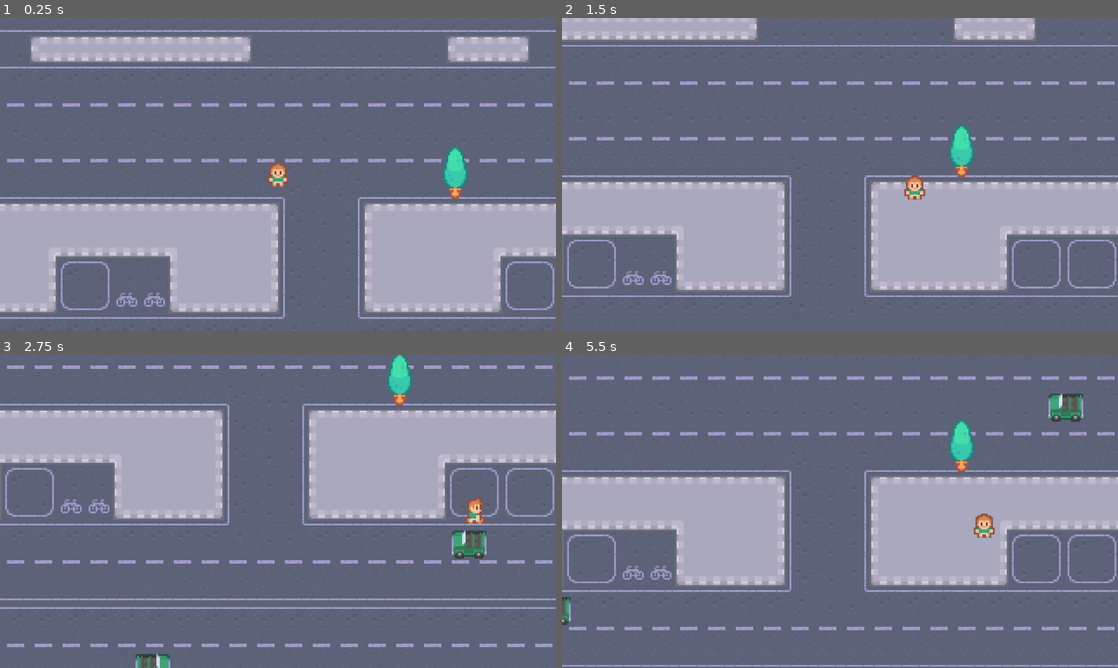
Above: before the commit, frames 1-4 (two rows, left to right).
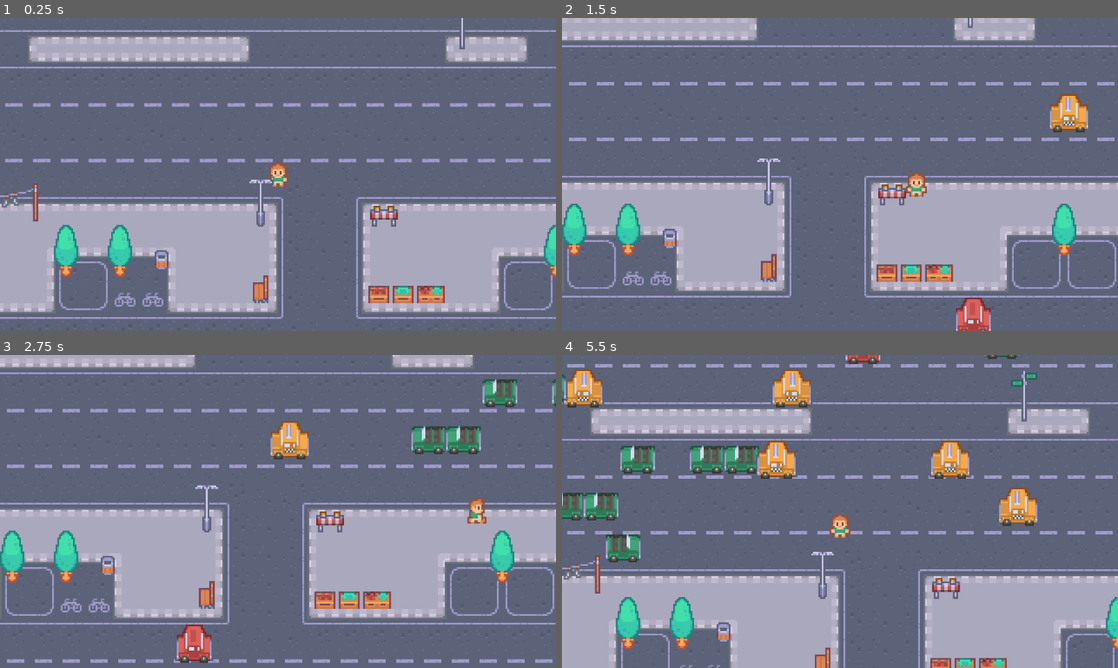
Above: after the commit, the same moments.

Repository: kemini0615/godot-frogger-game
Game: Godot game, scene res://scenes/game.tscn
The game is run twice, just before and just after one commit, with the same random seed, the same clock (stepped at 60 frames per second) and the same inputs.
Inputs:
- Up to frame 1 (0.25 s): no input
- Up to frame 2 (1.5 s): tap Enter at 0.5 s; hold Right (right) 0.53-1.28 s; hold Down (down) from 1.28 s (still down)
- Up to frame 3 (2.75 s): release Down (down) at 2.03 s; hold Right (right) from 2.03 s (still down)
- Up to frame 4 (5.5 s): release Right (right) at 2.78 s; hold Up (up) 2.78-3.53 s; hold Left (left) 3.53-5.03 s; hold Down (down) from 5.03 s (still down)

The runs differ from the first frame. In frame 1, 6.5% of the frame differs, in the area x 0-100%, y 0-97%; in frame 2, 7.3%; in frame 3, 53%; in frame 4, 56%, in the area x 0-100%, y 0-100%.

Commit message:
레벨 생성

Diff:
--- a/scenes/game.tscn
+++ b/scenes/game.tscn
@@ -4,6 +4,41 @@
 [ext_resource type="Texture2D" uid="uid://doghmovcgeltw" path="res://graphics/map.png" id="1_uwrxv"]
 [ext_resource type="PackedScene" uid="uid://cxg5qdy050b6s" path="res://scenes/player.tscn" id="2_yqjtg"]
 [ext_resource type="PackedScene" uid="uid://s8m5kw4a1eax" path="res://scenes/tree.tscn" id="3_lnu2h"]
+[ext_resource type="Texture2D" uid="uid://c5iy3tuxd0vaw" path="res://graphics/objects/barrier.png" id="5_rysoc"]
+[ext_resource type="Texture2D" uid="uid://cxutqp0hti8vw" path="res://graphics/objects/bench.png" id="6_ssvqc"]
+[ext_resource type="Texture2D" uid="uid://beho7qo80tneo" path="res://graphics/objects/bin.png" id="7_264po"]
+[ext_resource type="Texture2D" uid="uid://y78osdw0bolc" path="res://graphics/objects/box1.png" id="8_1kice"]
+[ext_resource type="Texture2D" uid="uid://cv8cli0ov53f1" path="res://graphics/objects/box2.png" id="9_5newe"]
+[ext_resource type="Texture2D" uid="uid://cuqeolw7yvunc" path="res://graphics/objects/box3.png" id="10_37s47"]
+[ext_resource type="Texture2D" uid="uid://d1h0ksxlju0ou" path="res://graphics/objects/house1.png" id="11_bt5mj"]
+[ext_resource type="Texture2D" uid="uid://73gfa8tjrcik" path="res://graphics/objects/house3.png" id="13_pl11u"]
+[ext_resource type="Texture2D" uid="uid://b778fphjcav0" path="res://graphics/objects/light.png" id="14_bhx41"]
+[ext_resource type="Texture2D" uid="uid://b3jchn0artiyt" path="res://graphics/objects/line.png" id="15_qnb83"]
+[ext_resource type="Texture2D" uid="uid://oqgtp468wc6x" path="res://graphics/objects/sign.png" id="16_sww3w"]
+
+[sub_resource type="RectangleShape2D" id="RectangleShape2D_sgl2t"]
+size = Vector2(53, 10)
+
+[sub_resource type="RectangleShape2D" id="RectangleShape2D_ca42v"]
+size = Vector2(8, 6)
+
+[sub_resource type="RectangleShape2D" id="RectangleShape2D_rysoc"]
+size = Vector2(8, 8)
+
+[sub_resource type="RectangleShape2D" id="RectangleShape2D_ssvqc"]
+size = Vector2(4, 7)
+
+[sub_resource type="RectangleShape2D" id="RectangleShape2D_264po"]
+size = Vector2(16, 6)
+
+[sub_resource type="RectangleShape2D" id="RectangleShape2D_1kice"]
+size = Vector2(3, 4)
+
+[sub_resource type="RectangleShape2D" id="RectangleShape2D_5newe"]
+size = Vector2(96, 38)
+
+[sub_resource type="RectangleShape2D" id="RectangleShape2D_bt5mj"]
+size = Vector2(48, 26)
 
 [sub_resource type="RectangleShape2D" id="RectangleShape2D_lnu2h"]
 size = Vector2(46, 654)
@@ -19,49 +54,170 @@
 
 [node name="BackGround" type="Sprite2D" parent="." unique_id=1181159114]
 texture = ExtResource("1_uwrxv")
-
-[node name="Player" parent="." unique_id=1324802810 instance=ExtResource("2_yqjtg")]
-position = Vector2(-1, 0)
+metadata/_edit_lock_ = true
 
 [node name="Objects" type="Node2D" parent="." unique_id=454170112]
+y_sort_enabled = true
+
+[node name="Player" parent="Objects" unique_id=1324802810 instance=ExtResource("2_yqjtg")]
 
 [node name="Tree" parent="Objects" unique_id=1910734606 instance=ExtResource("3_lnu2h")]
-position = Vector2(101, -1)
+position = Vector2(160, 44)
+
+[node name="Tree2" parent="Objects" unique_id=1749743501 instance=ExtResource("3_lnu2h")]
+position = Vector2(0, 222)
+
+[node name="Tree3" parent="Objects" unique_id=1037346564 instance=ExtResource("3_lnu2h")]
+position = Vector2(61, 222)
+
+[node name="Tree4" parent="Objects" unique_id=77066713 instance=ExtResource("3_lnu2h")]
+position = Vector2(-91, 44)
+
+[node name="Tree5" parent="Objects" unique_id=1965102963 instance=ExtResource("3_lnu2h")]
+position = Vector2(-122, 44)
+
+[node name="Tree6" parent="Objects" unique_id=34251156 instance=ExtResource("3_lnu2h")]
+position = Vector2(-142, 297)
+
+[node name="Tree7" parent="Objects" unique_id=941965868 instance=ExtResource("3_lnu2h")]
+position = Vector2(-63, 297)
+
+[node name="Tree8" parent="Objects" unique_id=304945754 instance=ExtResource("3_lnu2h")]
+position = Vector2(-63, 222)
+
+[node name="Tree9" parent="Objects" unique_id=1778045834 instance=ExtResource("3_lnu2h")]
+position = Vector2(-63, 258)
+
+[node name="Stuff" type="Node2D" parent="Objects" unique_id=254510750]
+y_sort_enabled = true
+
+[node name="Barrier" type="Sprite2D" parent="Objects/Stuff" unique_id=290390766]
+position = Vector2(61, 24)
+texture = ExtResource("5_rysoc")
+
+[node name="Bench" type="Sprite2D" parent="Objects/Stuff" unique_id=1548794322]
+position = Vector2(-10, 66)
+texture = ExtResource("6_ssvqc")
+
+[node name="Bin" type="Sprite2D" parent="Objects/Stuff" unique_id=868658331]
+position = Vector2(-67, 49)
+texture = ExtResource("7_264po")
+
+[node name="Box1" type="Sprite2D" parent="Objects/Stuff" unique_id=2014513121]
+position = Vector2(58, 69)
+texture = ExtResource("8_1kice")
+
+[node name="Box2" type="Sprite2D" parent="Objects/Stuff" unique_id=522939832]
+position = Vector2(72, 69)
+texture = ExtResource("9_5newe")
+
+[node name="Box3" type="Sprite2D" parent="Objects/Stuff" unique_id=961318689]
+position = Vector2(88, 69)
+texture = ExtResource("10_37s47")
+
+[node name="House1" type="Sprite2D" parent="Objects/Stuff" unique_id=558227067]
+position = Vector2(143, 221)
+texture = ExtResource("11_bt5mj")
+
+[node name="House2" type="Sprite2D" parent="Objects/Stuff" unique_id=536570994]
+position = Vector2(-159, 218)
+texture = ExtResource("13_pl11u")
+
+[node name="Light" type="Sprite2D" parent="Objects/Stuff" unique_id=51487343]
+position = Vector2(-10, 16)
+texture = ExtResource("14_bhx41")
+
+[node name="Line" type="Sprite2D" parent="Objects/Stuff" unique_id=313464708]
+position = Vector2(-165, 16)
+texture = ExtResource("15_qnb83")
+
+[node name="Sign" type="Sprite2D" parent="Objects/Stuff" unique_id=1109820692]
+position = Vector2(106, -87)
+texture = ExtResource("16_sww3w")
+
+[node name="StaticBody2D" type="StaticBody2D" parent="Objects/Stuff" unique_id=1448845458]
+
+[node name="CollisionShape2D" type="CollisionShape2D" parent="Objects/Stuff/StaticBody2D" unique_id=84099204]
+position = Vector2(-164.5, 22)
+shape = SubResource("RectangleShape2D_sgl2t")
+
+[node name="CollisionShape2D2" type="CollisionShape2D" parent="Objects/Stuff/StaticBody2D" unique_id=1968086148]
+position = Vector2(-67, 50)
+shape = SubResource("RectangleShape2D_ca42v")
+
+[node name="CollisionShape2D3" type="CollisionShape2D" parent="Objects/Stuff/StaticBody2D" unique_id=1950839259]
+position = Vector2(-10, 68)
+shape = SubResource("RectangleShape2D_rysoc")
+
+[node name="CollisionShape2D4" type="CollisionShape2D" parent="Objects/Stuff/StaticBody2D" unique_id=48653291]
+position = Vector2(-10, 24.5)
+shape = SubResource("RectangleShape2D_ssvqc")
+
+[node name="CollisionShape2D5" type="CollisionShape2D" parent="Objects/Stuff/StaticBody2D" unique_id=1730082690]
+position = Vector2(61, 26)
+shape = SubResource("RectangleShape2D_264po")
+
+[node name="CollisionShape2D6" type="CollisionShape2D" parent="Objects/Stuff/StaticBody2D" unique_id=1583095730]
+position = Vector2(106, -76)
+shape = SubResource("RectangleShape2D_1kice")
+
+[node name="CollisionShape2D7" type="CollisionShape2D" parent="Objects/Stuff/StaticBody2D" unique_id=1627933862]
+position = Vector2(143, 239)
+shape = SubResource("RectangleShape2D_5newe")
+
+[node name="CollisionShape2D8" type="CollisionShape2D" parent="Objects/Stuff/StaticBody2D" unique_id=1209249514]
+position = Vector2(-159, 233)
+shape = SubResource("RectangleShape2D_bt5mj")
+
+[node name="CollisionPolygon2D" type="CollisionPolygon2D" parent="Objects/Stuff/StaticBody2D" unique_id=1873745212]
+polygon = PackedVector2Array(52, 74, 96, 74, 96, 66, 52, 66)
 
 [node name="CarSpawners" type="Node2D" parent="." unique_id=1706616206]
+metadata/_edit_lock_ = true
 
 [node name="Marker2D" type="Marker2D" parent="CarSpawners" unique_id=1301654304]
 position = Vector2(-215, -116)
+metadata/_edit_lock_ = true
 
 [node name="Marker2D2" type="Marker2D" parent="CarSpawners" unique_id=116067417]
 position = Vector2(-216, -91)
+metadata/_edit_lock_ = true
 
 [node name="Marker2D3" type="Marker2D" parent="CarSpawners" unique_id=366941859]
 position = Vector2(212, -50)
+metadata/_edit_lock_ = true
 
 [node name="Marker2D4" type="Marker2D" parent="CarSpawners" unique_id=785517485]
 position = Vector2(211, -23)
+metadata/_edit_lock_ = true
 
 [node name="Marker2D5" type="Marker2D" parent="CarSpawners" unique_id=347079064]
 position = Vector2(-213, 1)
+metadata/_edit_lock_ = true
 
 [node name="Marker2D6" type="Marker2D" parent="CarSpawners" unique_id=2010325593]
 position = Vector2(216, 94)
+metadata/_edit_lock_ = true
 
 [node name="Marker2D7" type="Marker2D" parent="CarSpawners" unique_id=451855563]
 position = Vector2(217, 119)
+metadata/_edit_lock_ = true
 
 [node name="Marker2D8" type="Marker2D" parent="CarSpawners" unique_id=624402002]
 position = Vector2(-216, 142)
+metadata/_edit_lock_ = true
 
 [node name="Marker2D9" type="Marker2D" parent="CarSpawners" unique_id=189432322]
 position = Vector2(-216, 165)
+metadata/_edit_lock_ = true
 
 [node name="Area" type="Node2D" parent="." unique_id=261181163]
+metadata/_edit_lock_ = true
 
 [node name="VerticalWall" type="StaticBody2D" parent="Area" unique_id=1278783425]
 collision_layer = 8
 collision_mask = 0
+metadata/_edit_lock_ = true
 
 [node name="Left" type="CollisionShape2D" parent="Area/VerticalWall" unique_id=1953403291]
 position = Vector2(-215, 0)
@@ -74,6 +230,7 @@
 [node name="HorizontalWall" type="StaticBody2D" parent="Area" unique_id=584637427]
 collision_layer = 8
 collision_mask = 0
+metadata/_edit_lock_ = true
 
 [node name="Top" type="CollisionShape2D" parent="Area/HorizontalWall" unique_id=371418655]
 position = Vector2(0, -350)
@@ -86,14 +243,17 @@
 [node name="FinishArea" type="Area2D" parent="Area" unique_id=1823431647]
 collision_layer = 0
 collision_mask = 2
+metadata/_edit_lock_ = true
 
 [node name="CollisionShape2D" type="CollisionShape2D" parent="Area/FinishArea" unique_id=1808561653]
 position = Vector2(0.5, -227.5)
 shape = SubResource("RectangleShape2D_iywne")
+debug_color = Color(0.86404556, 0.3111131, 0.46711254, 0.41960785)
 
 [node name="Timers" type="Node" parent="." unique_id=1504231865]
 
 [node name="CarTimer" type="Timer" parent="Timers" unique_id=1218782090]
+wait_time = 0.2
 autostart = true
 
 [connection signal="body_entered" from="Area/FinishArea" to="." method="_on_finish_area_body_entered"]
--- a/scenes/tree.tscn
+++ b/scenes/tree.tscn
@@ -3,7 +3,7 @@
 [ext_resource type="Texture2D" uid="uid://d0so81ys3820n" path="res://graphics/objects/tree1.png" id="1_brfkd"]
 
 [sub_resource type="RectangleShape2D" id="RectangleShape2D_nnvrw"]
-size = Vector2(14, 18)
+size = Vector2(8, 18)
 
 [node name="Tree" type="StaticBody2D" unique_id=1910734606]
 collision_mask = 0
@@ -12,4 +12,5 @@
 texture = ExtResource("1_brfkd")
 
 [node name="CollisionShape2D" type="CollisionShape2D" parent="." unique_id=331042901]
+position = Vector2(0, 2)
 shape = SubResource("RectangleShape2D_nnvrw")
--- a/scripts/car.gd
+++ b/scripts/car.gd
@@ -4,6 +4,12 @@
 
 var direction: Vector2 = Vector2.ZERO
 var speed: float = 100
+
+var variations = [
+	preload("res://graphics/cars/green.png"),
+	preload("res://graphics/cars/red.png"),
+	preload("res://graphics/cars/yellow.png")
+]
 
 
 func _ready() -> void:
@@ -13,6 +19,8 @@
 		direction = Vector2.RIGHT
 		$Sprite2D.flip_h = true
 
+	$Sprite2D.texture = variations.pick_random()
+
 
 func _process(delta: float) -> void:
 	position += direction * speed * delta
